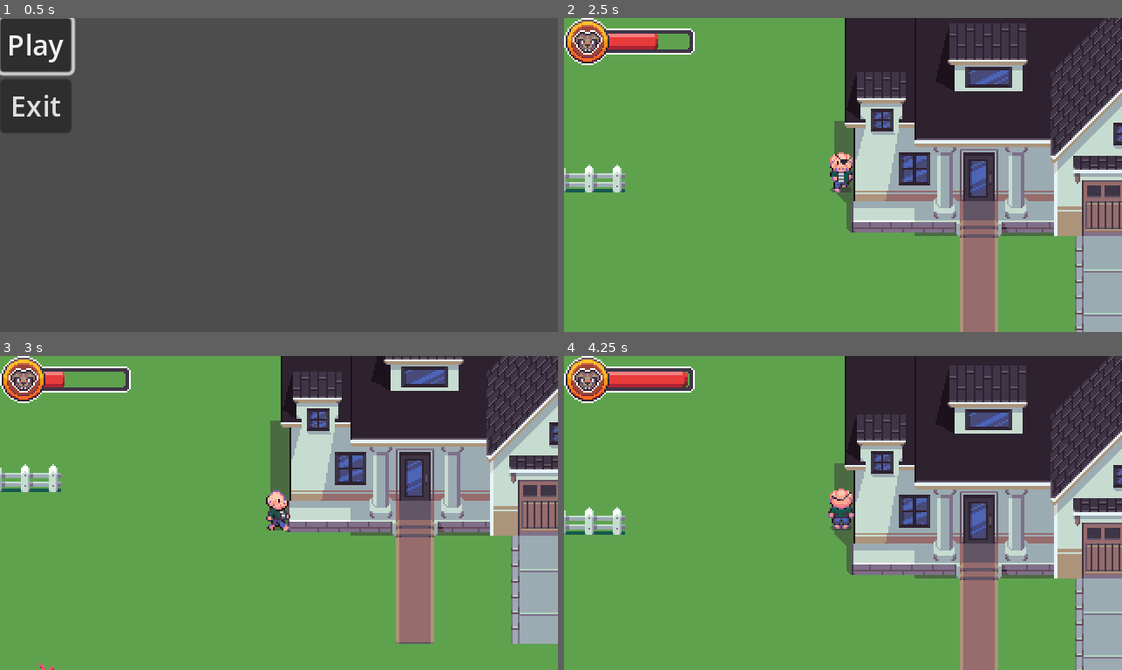
Above: before the commit, frames 1-4 (two rows, left to right).
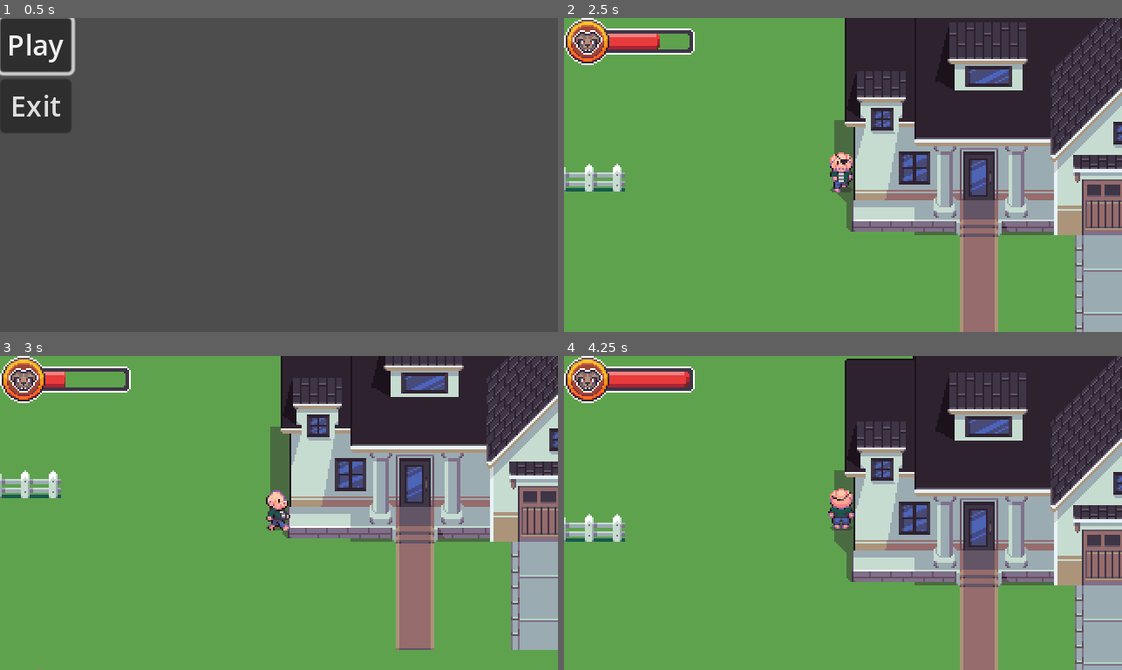
Above: after the commit, the same moments.

Repository: Hudell/ludum-dare-2023
Game: Godot game, scene res://source/scenes/title.tscn
Same seed, same stepped clock (60 frames per second), same inputs: the game is played once before the commit and once after it.
Inputs:
- Up to frame 1 (0.5 s): no input
- Up to frame 2 (2.5 s): click "Play" at 0.5 s; tap Enter at 1.25 s; hold Right (ui_right) 1.28-2.03 s; hold Down (ui_down) from 2.03 s (still down)
- Up to frame 3 (3 s): release Down (ui_down) at 2.78 s; hold Right (ui_right) from 2.78 s (still down)
- Up to frame 4 (4.25 s): release Right (ui_right) at 3.53 s; hold Up (ui_up) from 3.53 s (still down)

Frame 1 is identical in both runs. In frame 2, 3.7% of the frame differs, in the area x 0-100%, y 0-100%; in frame 3, 13%; in frame 4, 13%.

Commit message:
Removed friction

Diff:
--- a/source/player/player.gd
+++ b/source/player/player.gd
@@ -19,7 +19,6 @@
 					set_direction(Vector2.UP)
 
 const ACCELERATION = 100.0
-const FRICTION = 500.0
 const BASE_SPEED = 70
 
 var max_speed = BASE_SPEED
@@ -42,6 +41,9 @@
 	update_direction()
 
 func _physics_process(delta):
+	if Engine.is_editor_hint():
+		return
+
 	match state:
 		MOVE:
 			move_state(delta)
@@ -64,11 +66,10 @@
 	input_vector = input_vector.normalized()
 
 	if input_vector != Vector2.ZERO:
-		# Apply friction in any direction that became zero
 		if input_vector.x == 0:
-			velocity.x = move_toward(velocity.x, 0, FRICTION * delta)
+			velocity.x = 0
 		elif input_vector.y == 0:
-			velocity.y = move_toward(velocity.y, 0, FRICTION * delta)
+			velocity.y = 0
 
 		last_direction = input_vector
 		update_direction()
@@ -77,12 +78,11 @@
 		velocity = velocity.move_toward(input_vector * max_speed, ACCELERATION * delta)
 	else:
 		animationState.travel("Idle")
-		velocity = velocity.move_toward(Vector2.ZERO, FRICTION * delta)
+		velocity = Vector2.ZERO
 
-	if !Engine.is_editor_hint():
-		var speed_rate = velocity.length() / max_speed
-		if speed_rate != Global.player_volume_level:
-			Global.player_volume_level = speed_rate
+	var speed_rate = velocity.length() / max_speed
+	if speed_rate != Global.player_volume_level:
+		Global.player_volume_level = speed_rate
 
 	move_and_slide()
 
--- a/source/player/player.tscn
+++ b/source/player/player.tscn
@@ -240,7 +240,7 @@
 
 [node name="Player" type="CharacterBody2D"]
 y_sort_enabled = true
-position = Vector2(-37.6944, 142.556)
+position = Vector2(0, -0.444444)
 collision_layer = 2
 collision_mask = 5
 motion_mode = 1
@@ -251,6 +251,7 @@
 texture = ExtResource("2_mw6n2")
 offset = Vector2(0.5, -10)
 hframes = 12
+vframes = 2
 frame = 1
 
 [node name="AnimationPlayer" type="AnimationPlayer" parent="."]
@@ -263,8 +264,8 @@
 anim_player = NodePath("../AnimationPlayer")
 active = true
 parameters/playback = SubResource("AnimationNodeStateMachinePlayback_2ecbx")
-parameters/Idle/blend_position = Vector2(0, 1)
-parameters/Walk/blend_position = Vector2(0, 1)
+parameters/Idle/blend_position = Vector2(0, -1)
+parameters/Walk/blend_position = Vector2(0, -1)
 
 [node name="CollisionShape2D" type="CollisionShape2D" parent="."]
 rotation = 1.5708
Binary file added: assets/img/caught.png
Not shown, added: assets/img/caught.png.import
Binary file changed: assets/img/pirate-pig.png
